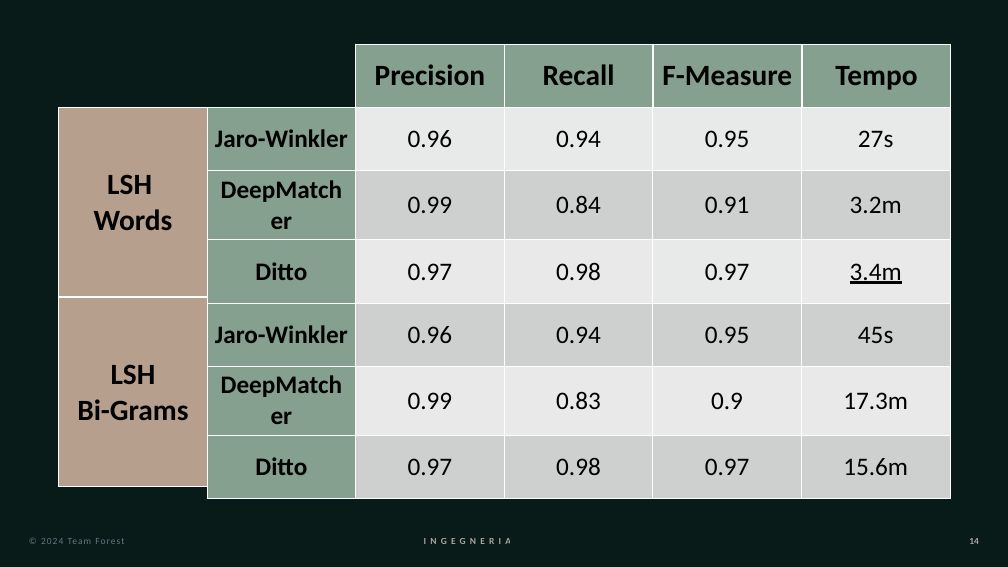
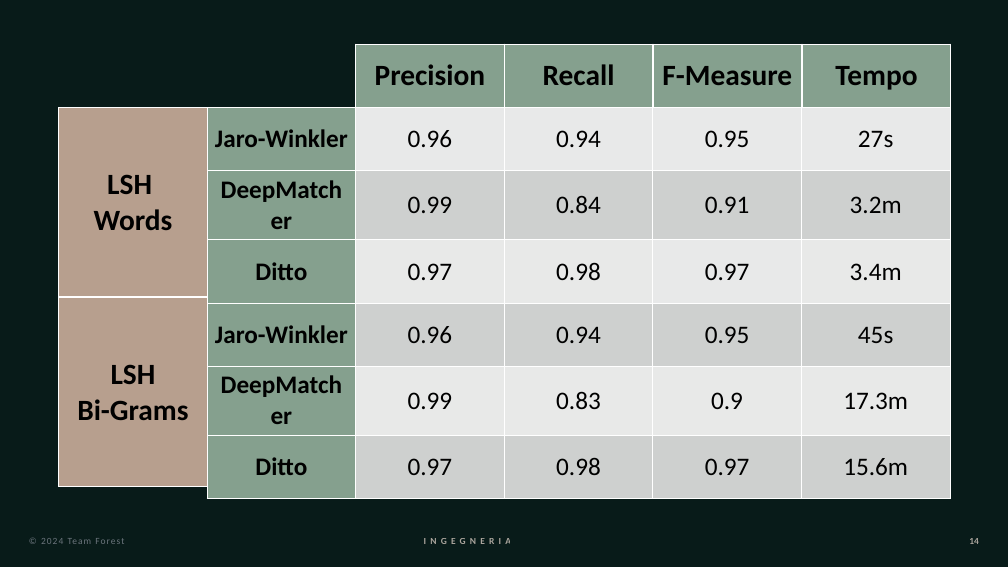
Before and after one commit to Xhst/data-engineering-projects, a slide deck: slide 14 of project-5/IDD-project5-presentation.pptx. Drawn at 1008x567 pixels with LibreOffice and Linux fonts; fonts in the diff are those of the drawing. Boxes give left, top, right and bottom in pixels: in the first picture for what was removed or moved away, otherwise in the second. Text is boxed around its words. In the diff, an @@ line names an element or a change of style, - is before the commit and + after.

Commit message:
update pptx pdf 5

```diff
--- a/project-5/IDD-project5-presentation.pptx
+++ b/project-5/IDD-project5-presentation.pptx
@@ table at bbox=[207, 107, 952, 486] @@
@@ underline off in "3.4m" @@
```
Also in this commit, not shown: 1 other slide changed, 1 other file.
